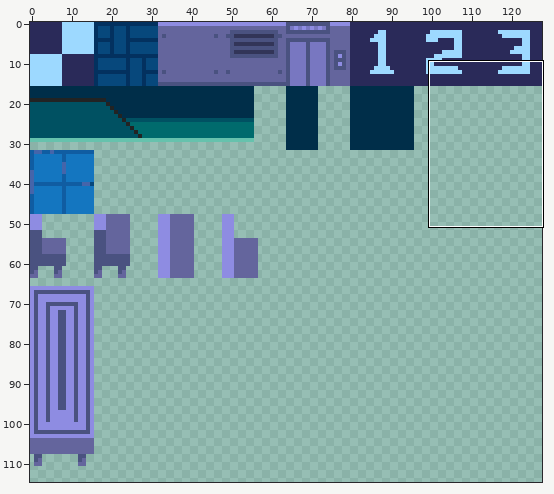
Edited in one commit: sprite sheet (Resources/reception_tiles.png). The first picture is a wide view before the edit; the outline marks the close-up.
Close-up. First the earlier version:
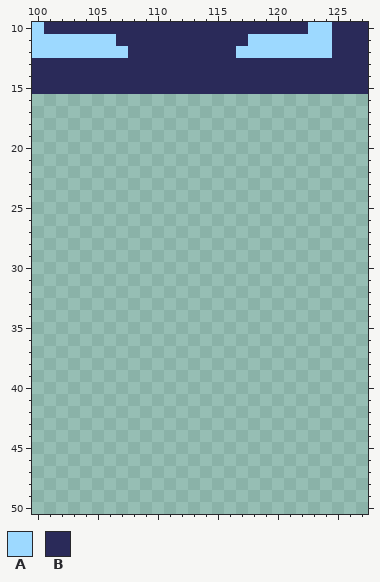
The file is 128x128 pixels. Shown: x 100..127, y 10..50. The wide view leaves out empty margins.
Palette (. is transparent): A #9dd9ff  B #2a2a59
Pixels before, first column x 100:
10 ABBBBBBBBBBBBBBBBBBBBBBAABBB
11 AAAAAAABBBBBBBBBBBAAAAAAABBB
12 AAAAAAAABBBBBBBBBAAAAAAAABBB
13 BBBBBBBBBBBBBBBBBBBBBBBBBBBB
14 BBBBBBBBBBBBBBBBBBBBBBBBBBBB
15 BBBBBBBBBBBBBBBBBBBBBBBBBBBB
After the commit:
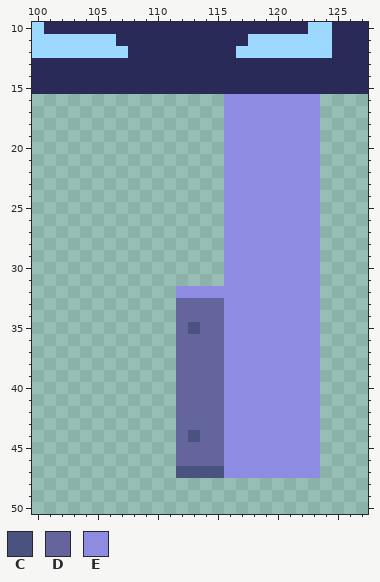
Colours new in this view: C #4a5280  D #64659d  E #8e8ce2
Edits made:
{"y":16,"x":116,"old":"........","new":"EEEEEEEE"}
{"y":17,"x":116,"old":"........","new":"EEEEEEEE"}
{"y":18,"x":116,"old":"........","new":"EEEEEEEE"}
{"y":19,"x":116,"old":"........","new":"EEEEEEEE"}
{"y":20,"x":116,"old":"........","new":"EEEEEEEE"}
{"y":21,"x":116,"old":"........","new":"EEEEEEEE"}
{"y":22,"x":116,"old":"........","new":"EEEEEEEE"}
{"y":23,"x":116,"old":"........","new":"EEEEEEEE"}
{"y":24,"x":116,"old":"........","new":"EEEEEEEE"}
{"y":25,"x":116,"old":"........","new":"EEEEEEEE"}
{"y":26,"x":116,"old":"........","new":"EEEEEEEE"}
{"y":27,"x":116,"old":"........","new":"EEEEEEEE"}
{"y":28,"x":116,"old":"........","new":"EEEEEEEE"}
{"y":29,"x":116,"old":"........","new":"EEEEEEEE"}
{"y":30,"x":116,"old":"........","new":"EEEEEEEE"}
{"y":31,"x":116,"old":"........","new":"EEEEEEEE"}
{"y":32,"x":112,"old":"............","new":"EEEEEEEEEEEE"}
{"y":33,"x":112,"old":"............","new":"DDDDEEEEEEEE"}
{"y":34,"x":112,"old":"............","new":"DDDDEEEEEEEE"}
{"y":35,"x":112,"old":"............","new":"DCDDEEEEEEEE"}
{"y":36,"x":112,"old":"............","new":"DDDDEEEEEEEE"}
{"y":37,"x":112,"old":"............","new":"DDDDEEEEEEEE"}
{"y":38,"x":112,"old":"............","new":"DDDDEEEEEEEE"}
{"y":39,"x":112,"old":"............","new":"DDDDEEEEEEEE"}
{"y":40,"x":112,"old":"............","new":"DDDDEEEEEEEE"}
{"y":41,"x":112,"old":"............","new":"DDDDEEEEEEEE"}
{"y":42,"x":112,"old":"............","new":"DDDDEEEEEEEE"}
{"y":43,"x":112,"old":"............","new":"DDDDEEEEEEEE"}
{"y":44,"x":112,"old":"............","new":"DCDDEEEEEEEE"}
{"y":45,"x":112,"old":"............","new":"DDDDEEEEEEEE"}
{"y":46,"x":112,"old":"............","new":"DDDDEEEEEEEE"}
{"y":47,"x":112,"old":"............","new":"CCCCEEEEEEEE"}
{"label":"added","picture_box":[176,94,320,478]}
